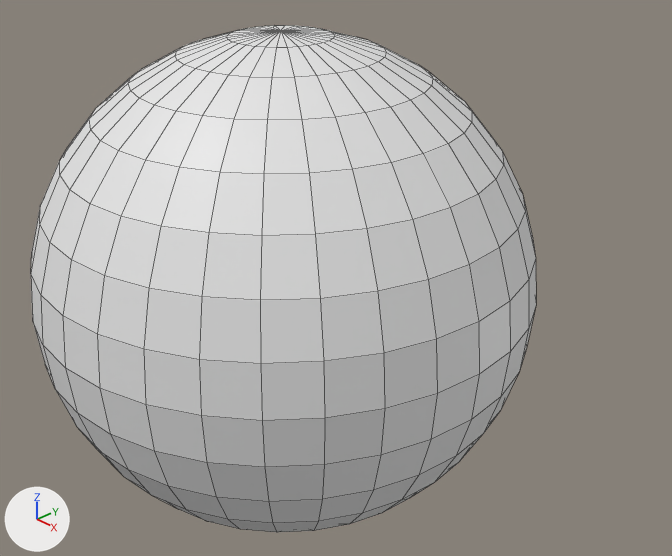
The Blender file hobby/repo/masakill/head.blend: old version first, new version second.
One viewpoint serves both versions: a camera (50 mm lens) standing at (0.0394, -0.033, 0.0252) and looking at (0.0028, 0.0015, 0.0006). The axes (+X, +Y, +Z) are drawn at lower left. The lights are the same throughout. Mesh edges are drawn as thin lines.

The first picture shows 'head'.
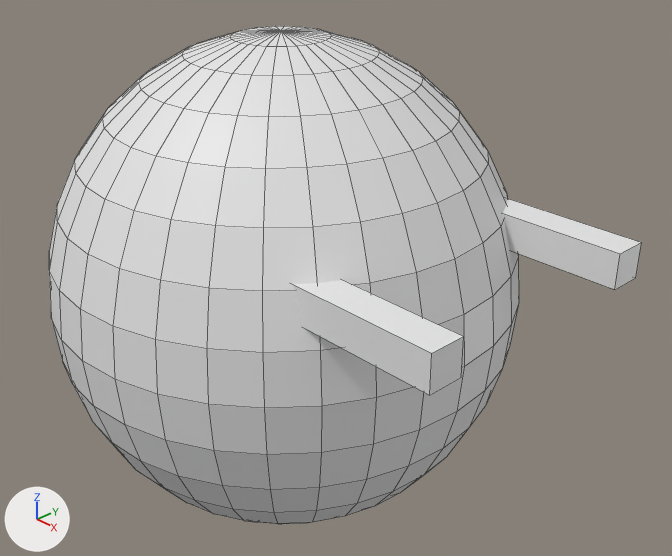
The change, as a list of edits to the scene's bpy script:
```text
Change ob_head:
    ob_head.scale: (0.015, 0.015, 0.015) -> (0.014, 0.014, 0.015)
Add ob_cube_002:
    ob_cube_002 = bpy.data.objects.new('Cube.002', me_cube_001.copy())  # the mesh of ob_cube
    ob_cube_002.location = (0.0085, -0.007, 0.005)
    ob_cube_002.scale = (0.01, 0.001, 0.001)
Add ob_cube_001:
    ob_cube_001 = bpy.data.objects.new('Cube.001', me_cube_001.copy())  # the mesh of ob_cube
    ob_cube_001.location = (0.0085, 0.007, 0.005)
    ob_cube_001.scale = (0.01, 0.001, 0.001)
```

Boxes (x1, y1, x2, y2) around the edits, measured in the pictures (672 x 556 px):
'head', rescaled (7% narrower): before (31, 25, 536, 532); after (49, 26, 519, 524)
'Cube.002', added: after (292, 280, 464, 395)
'Cube.001', added: after (503, 198, 642, 290)
